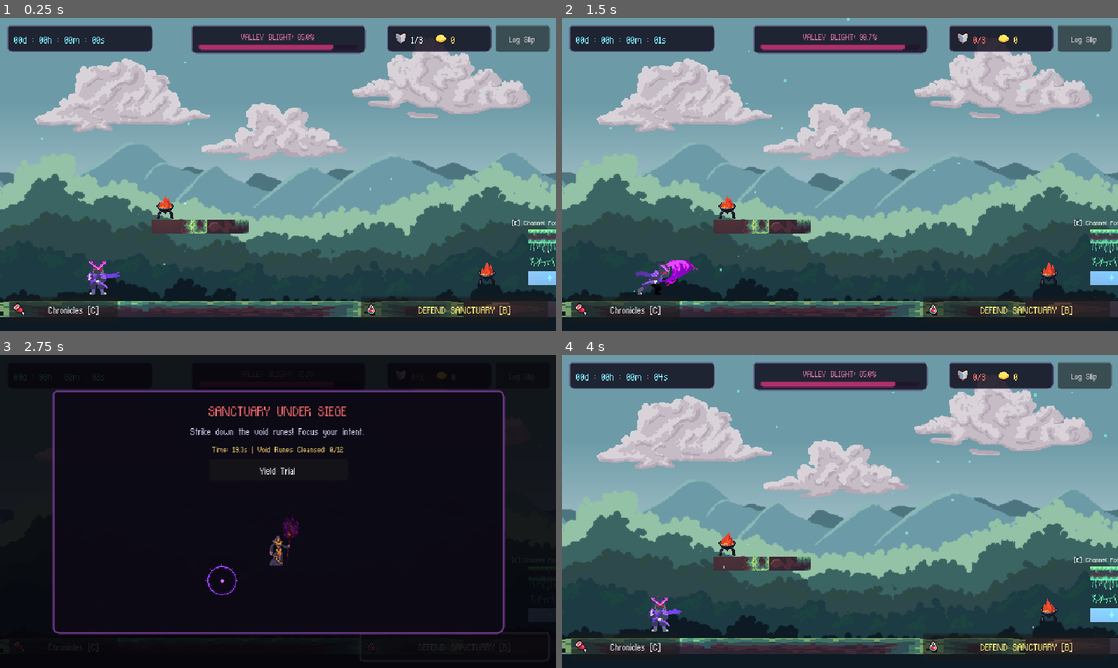
Above: before the commit, frames 1-4 (two rows, left to right).
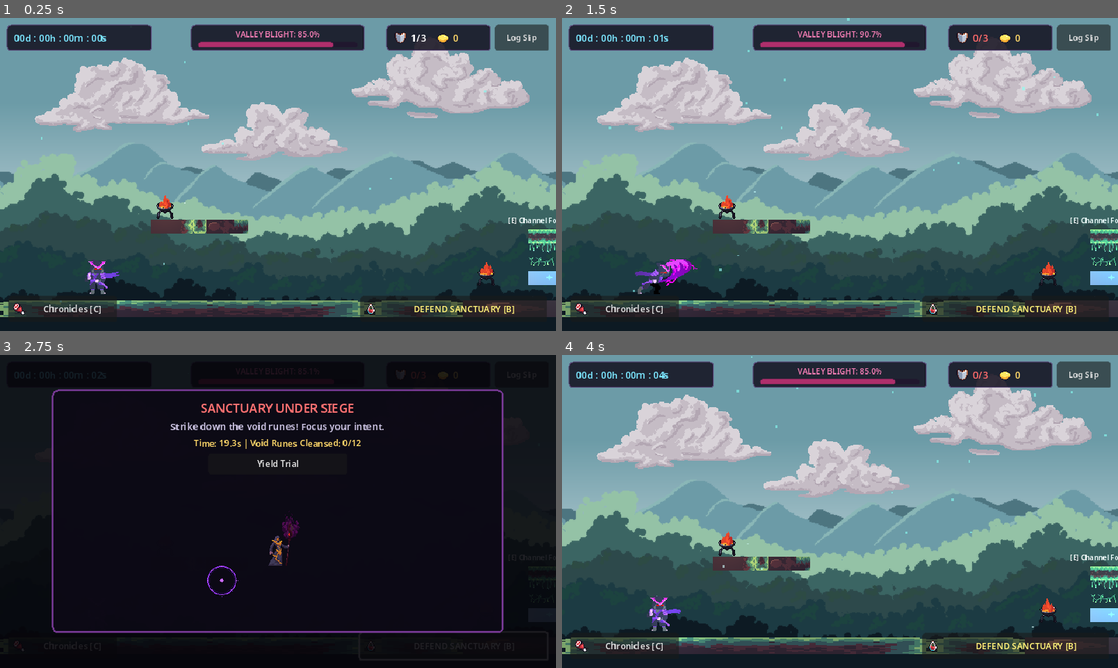
Above: after the commit, the same moments.

Repository: blackpirateapps/sanctuary
Game: Godot game, scene res://scenes/main.tscn
The game is run twice, just before and just after one commit, with the same random seed, the same clock (stepped at 60 frames per second) and the same inputs.
Inputs:
- Up to frame 1 (0.25 s): no input
- Up to frame 2 (1.5 s): click "Log Slip" at 0.5 s; click "Confirm Slip" at 1.25 s
- Up to frame 3 (2.75 s): click "DEFEND SANCTUARY [B]" at 2 s
- Up to frame 4 (4 s): click "Chronicles [C]" at 2.75 s; click "Yield Trial" at 3.5 s

The runs differ from the first frame. In frame 1, 5.0% of the frame differs, in the area x 0-100%, y 2-96%; in frame 2, 5.1%; in frame 3, 5.2%, in the area x 2-93%, y 5-95%; in frame 4, 5.0%.

Commit message:
style(ui): switch to high-DPI canvas_items stretch mode and NotoSans typography for crystal-clear readability

Diff:
--- a/project/assets/ui/game_theme.tres
+++ b/project/assets/ui/game_theme.tres
@@ -1,6 +1,6 @@
 [gd_resource type="Theme" load_steps=2 format=3]
 
-[ext_resource type="FontFile" path="res://assets/fonts/golden-apple.ttf" id="1_font"]
+[ext_resource type="FontFile" path="res://assets/fonts/NotoSans-SemiBold.ttf" id="1_font"]
 
 [resource]
 default_font = ExtResource("1_font")
--- a/project/project.godot
+++ b/project/project.godot
@@ -25,15 +25,12 @@
 window/size/viewport_height=360
 window/size/window_width_override=1280
 window/size/window_height_override=720
-window/stretch/mode="viewport"
+window/stretch/mode="canvas_items"
 window/stretch/aspect="keep"
 
 [gui]
 
 theme/custom="res://assets/ui/game_theme.tres"
-theme/default_font_antialiasing=0
-theme/default_font_hinting=0
-theme/default_font_subpixel_positioning=0
 
 [input]
 
--- a/project/scenes/chronicles_modal.tscn
+++ b/project/scenes/chronicles_modal.tscn
@@ -62,7 +62,7 @@
 [node name="Title" type="Label" parent="Modal/Panel/Content"]
 layout_mode = 2
 theme_override_colors/font_color = Color(0.984314, 0.835294, 0.407843, 1)
-theme_override_font_sizes/font_size = 12
+theme_override_font_sizes/font_size = 13
 text = "SANCTUARY CHRONICLES"
 horizontal_alignment = 1
 
@@ -74,13 +74,13 @@
 [node name="RecordValue" type="Label" parent="Modal/Panel/Content/Stats"]
 layout_mode = 2
 theme_override_colors/font_color = Color(0.482353, 0.901961, 1, 1)
-theme_override_font_sizes/font_size = 9
+theme_override_font_sizes/font_size = 10
 text = "Record Streak: 0.0 days"
 
 [node name="TrialsValue" type="Label" parent="Modal/Panel/Content/Stats"]
 layout_mode = 2
 theme_override_colors/font_color = Color(0.984314, 0.835294, 0.407843, 1)
-theme_override_font_sizes/font_size = 9
+theme_override_font_sizes/font_size = 10
 text = "Urges Repelled: 0"
 
 [node name="ScrollContainer" type="ScrollContainer" parent="Modal/Panel/Content"]
--- a/project/scenes/slip_modal.tscn
+++ b/project/scenes/slip_modal.tscn
@@ -70,7 +70,7 @@
 custom_minimum_size = Vector2(340, 90)
 layout_mode = 2
 theme_override_colors/font_color = Color(0.854902, 0.835294, 0.901961, 1)
-theme_override_font_sizes/font_size = 9
+theme_override_font_sizes/font_size = 10
 text = "Your Aegis Shield will absorb this setback. Your clean streak will NOT be wiped out to zero."
 autowrap_mode = 2
 
--- a/project/scenes/urge_trial.tscn
+++ b/project/scenes/urge_trial.tscn
@@ -75,14 +75,14 @@
 [node name="Subtitle" type="Label" parent="Modal/Content"]
 layout_mode = 2
 theme_override_colors/font_color = Color(0.807843, 0.776471, 0.898039, 1)
-theme_override_font_sizes/font_size = 10
+theme_override_font_sizes/font_size = 11
 text = "Strike down the shadow incursions! Focus your intent."
 horizontal_alignment = 1
 
 [node name="TimerLabel" type="Label" parent="Modal/Content"]
 layout_mode = 2
 theme_override_colors/font_color = Color(0.984314, 0.835294, 0.407843, 1)
-theme_override_font_sizes/font_size = 9
+theme_override_font_sizes/font_size = 10
 text = "Time Remaining: 30s | Shadow Nodes Purified: 0/15"
 horizontal_alignment = 1
 
--- a/project/scripts/chronicles_modal.gd
+++ b/project/scripts/chronicles_modal.gd
@@ -25,16 +25,16 @@
 		var row: HBoxContainer = HBoxContainer.new()
 		var tag: Label = Label.new()
 		tag.text = "[ACTIVE]" if unlocked else "[LOCKED]"
-		tag.add_theme_font_size_override("font_size", 9)
+		tag.add_theme_font_size_override("font_size", 10)
 		tag.add_theme_color_override("font_color", Color("94ffd1") if unlocked else Color("79748f"))
 
 		var desc: Label = Label.new()
 		desc.text = " %s (%s) - %s" % [m["title"], _format_milestone_time(m["days"]), m["desc"]]
-		desc.add_theme_font_size_override("font_size", 9)
+		desc.add_theme_font_size_override("font_size", 10)
 		if unlocked:
 			desc.add_theme_color_override("font_color", Color("ffffff"))
 		else:
-			desc.add_theme_color_override("font_color", Color("79748f"))
+			desc.add_theme_color_override("font_color", Color("9c99a8"))
 		row.add_child(tag)
 		row.add_child(desc)
 		milestone_list.add_child(row)
Binary file added: project/assets/fonts/NotoSans-Bold.ttf
Not shown, added: project/assets/fonts/NotoSans-Bold.ttf.import
Binary file added: project/assets/fonts/NotoSans-Medium.ttf
Not shown, added: project/assets/fonts/NotoSans-Medium.ttf.import
Binary file added: project/assets/fonts/NotoSans-SemiBold.ttf
Not shown, added: project/assets/fonts/NotoSans-SemiBold.ttf.import
Not shown, changed: handoff/LATEST_LOGS.md
